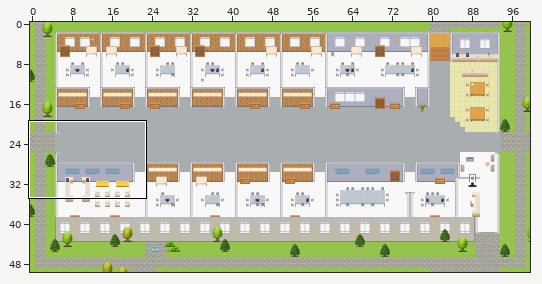
Level history. Tiled map (JSON): maps/CS-Customer-Experience-Platform-Sales-Service-Experience-Unit.tmj. The first picture is a wide view before the edit; the outline marks the close-up.
Close-up. As it was:
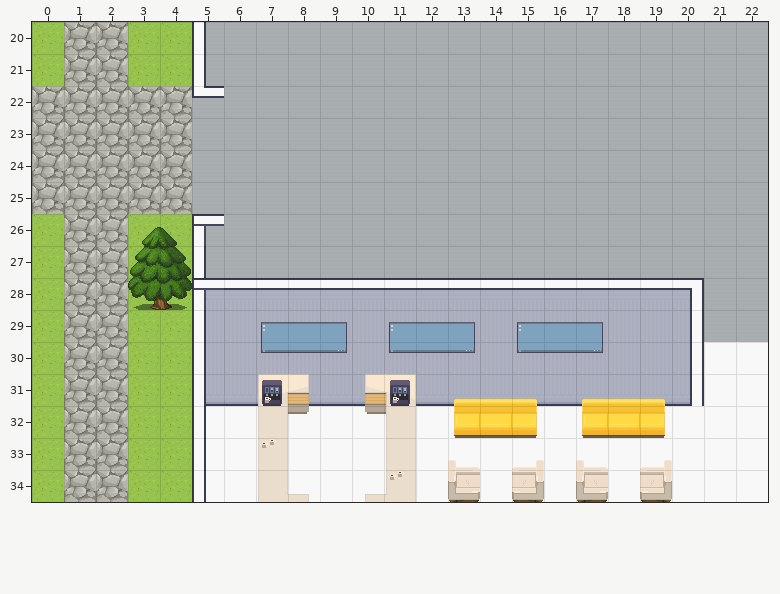
Cells are 32x32 px. Shown: x 0..22, y 20..34. The commit also changed other parts of the map, which this record leaves out.
After the commit:
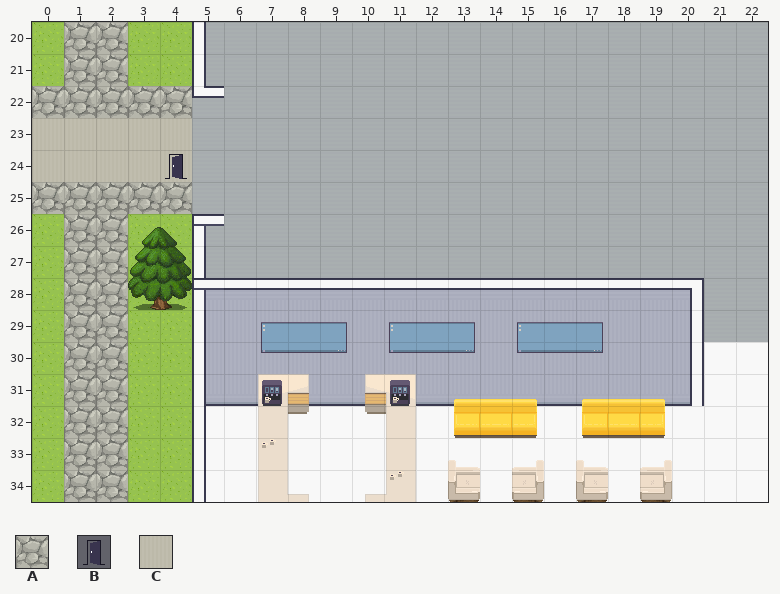
Key: from "Exterior": A 638; from "User_Zones": B 65; from "room2": C 328.
_ is an empty cell, . an unchanged one.
What changed:
--- layer "outside"
@@ x 0..4 @@
-23 AAAAA
-24 AAAAA
+23 CCCCC
+24 CCCCC
--- layer "zones"
@@ x 4..4 @@
-24 _
+24 B
